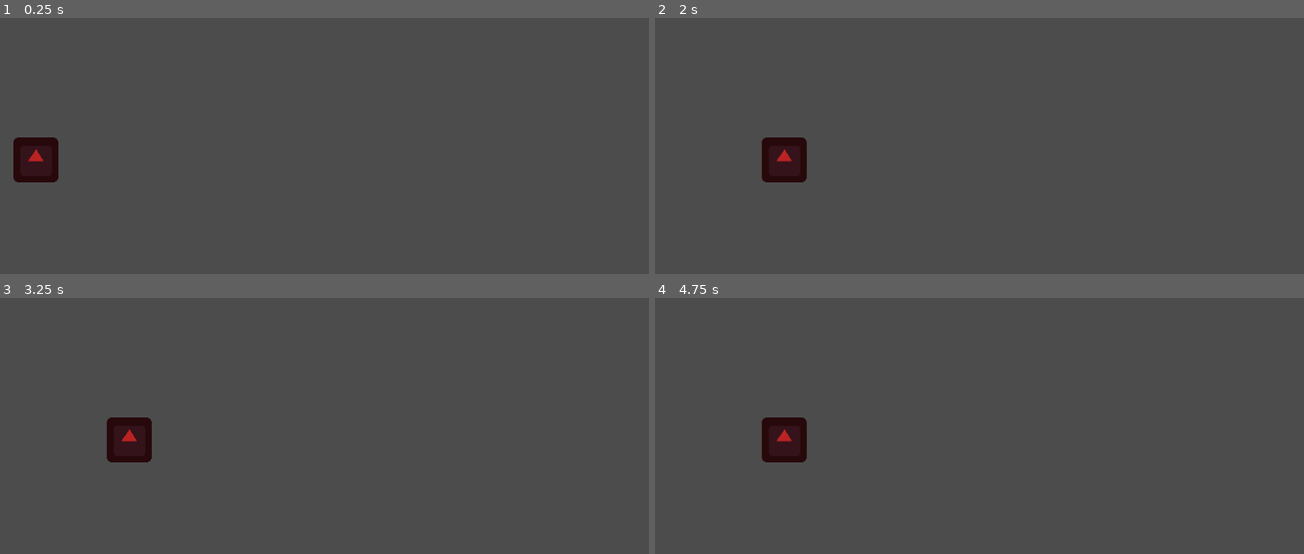
Above: before the commit, frames 1-4 (two rows, left to right).
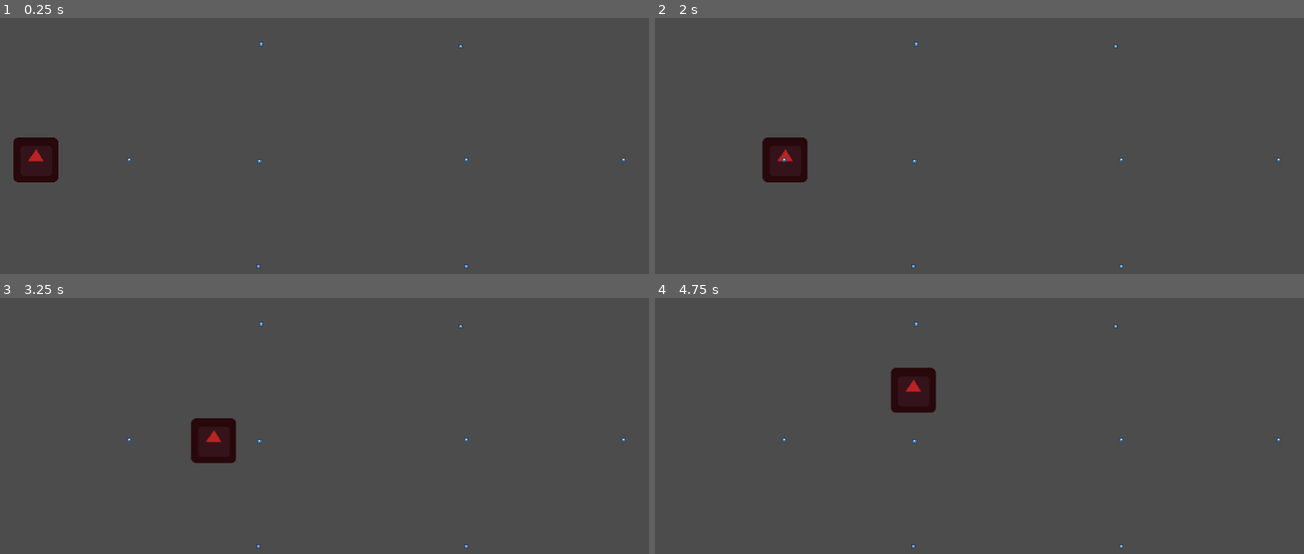
Above: after the commit, the same moments.

Repository: BeatMil/the_node
Game: Godot game, scene res://scene/stage1.tscn
Same seed, same stepped clock (60 frames per second), same inputs: the game is played once before the commit and once after it. The engine's default icon, where the game draws it, is replaced by a stand-in: a white triangle on a blue panel in a dark square.
Inputs:
- Up to frame 1 (0.25 s): no input
- Up to frame 2 (2 s): tap Enter at 1.25 s
- Up to frame 3 (3.25 s): no input
- Up to frame 4 (4.75 s): no input

The runs differ from the first frame. In frame 1, less than 0.1% of the frame differs, in the area x 19-97%, y 9-98%; in frame 2, 0.1%; in frame 3, 2.5%, in the area x 16-97%, y 9-98%; in frame 4, 2.5%.

Commit message:
enemy waypoints
added function that listens for area2d to enther another area2d and checks the group tag. If it's "waypoint" code will run to change the destination of the enemy's waypoint.

Diff:
--- a/prefab/enemy.tscn
+++ b/prefab/enemy.tscn
@@ -8,13 +8,11 @@
 
 [node name="enemy" type="Node2D"]
 script = ExtResource( 2 )
-group = null
-node_number = null
-speed = null
 
-[node name="Area2D" type="Area2D" parent="."]
+[node name="hitbox" type="Area2D" parent="."]
 
-[node name="CollisionShape2D" type="CollisionShape2D" parent="Area2D"]
+[node name="CollisionShape2D" type="CollisionShape2D" parent="hitbox"]
+scale = Vector2( 0.2, 0.2 )
 shape = SubResource( 1 )
 
 [node name="icon" type="Sprite" parent="."]
@@ -22,3 +20,4 @@
 texture = ExtResource( 1 )
 
 [node name="Tween" type="Tween" parent="."]
+[connection signal="area_entered" from="hitbox" to="." method="_on_hitbox_area_entered"]
--- a/prefab/node.tscn
+++ b/prefab/node.tscn
@@ -1,6 +1,7 @@
-[gd_scene load_steps=3 format=2]
+[gd_scene load_steps=4 format=2]
 
 [ext_resource path="res://script/node.gd" type="Script" id=1]
+[ext_resource path="res://icon.png" type="Texture" id=2]
 
 [sub_resource type="RectangleShape2D" id=1]
 extents = Vector2( 8, 8 )
@@ -10,7 +11,15 @@
 
 [node name="Position2D" type="Position2D" parent="."]
 
-[node name="Area2D" type="Area2D" parent="."]
+[node name="Area2D" type="Area2D" parent="." groups=[
+"waypoint",
+]]
+scale = Vector2( 0.1, 0.1 )
+script = ExtResource( 1 )
 
 [node name="CollisionShape2D" type="CollisionShape2D" parent="Area2D"]
 shape = SubResource( 1 )
+
+[node name="Sprite" type="Sprite" parent="."]
+scale = Vector2( 0.1, 0.1 )
+texture = ExtResource( 2 )
--- a/scene/stage1.tscn
+++ b/scene/stage1.tscn
@@ -7,9 +7,6 @@
 
 [node name="enemy" parent="." instance=ExtResource( 2 )]
 position = Vector2( 32, 232 )
-group = 1
-node_number = 1
-speed = 0.2
 
 [node name="way1" type="Node2D" parent="."]
 
@@ -20,7 +17,7 @@
 position = Vector2( 369.396, 233.813 )
 
 [node name="3" parent="way1" instance=ExtResource( 1 )]
-position = Vector2( 371.077, 66.4745 )
+position = Vector2( 372.13, 66.4745 )
 
 [node name="4" parent="way1" instance=ExtResource( 1 )]
 position = Vector2( 656.141, 69.8381 )
--- a/script/enemy.gd
+++ b/script/enemy.gd
@@ -11,7 +11,9 @@
 var node_position = Vector2.ZERO
 
 func _ready():
-	tween_move($"../way1/1")
+	var first_node = get_node("../way1/1")
+	tween_move(first_node)
+	print("ok")
 	pass # Replace with function body.
 
 
@@ -38,12 +40,6 @@
 			move_local_y(the_position.y * delta * speed)
 
 
-# Jero function
-func follow_mouse(node):
-	var motionx = (node.position.x - position.x) * speed
-	var motiony = (node.position.y - position.y) * speed
-	translate(Vector2(motionx, motiony))
-
 # the tween fucnction
 func tween_move(node):
 	var current_position = $".".get_position()
@@ -53,3 +49,14 @@
 		current_position, desination, 2,
 		Tween.TRANS_LINEAR, Tween.EASE_OUT)
 	tween.start()
+
+
+# sinal from the area2D "hibox"- runs function on entering other area2D. we can actually use
+# a parent node as a way to indicate witch group of waypoints the enemies should follow
+func _on_hitbox_area_entered(area):
+	if area.is_in_group("waypoint"):
+		node_number += 1
+		var str_node = str(node_number)
+		var new_destination = "../way1/" + str_node
+		var new_node = get_node(new_destination)
+		tween_move(new_node)
--- a/script/node.gd
+++ b/script/node.gd
@@ -9,6 +9,7 @@
 	pass # Replace with function body.
 
 
+
 # Called every frame. 'delta' is the elapsed time since the previous frame.
 #func _process(delta):
 #	pass
